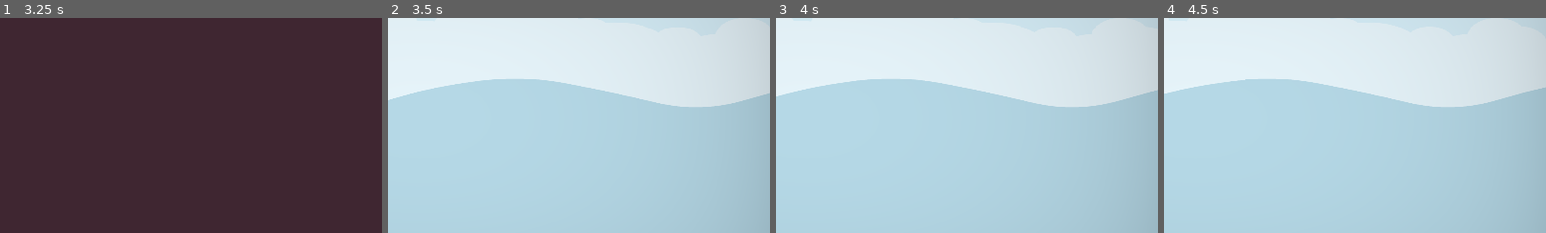
Above: before the commit, frames 1-4 (left to right).
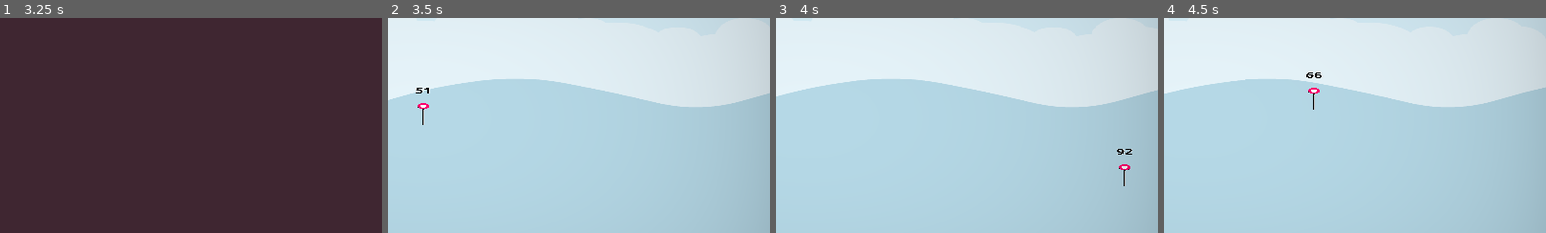
Above: after the commit, the same moments.

Repository: Coding-4Fun/Just4Fun_Mini_Shootergame
Game: Godot game, scene res://UI/MainMenuUI/MainMenuUI.tscn
Two runs of this game, one before a commit and one after it. Both use one fixed random seed, a clock stepped at 60 frames per second and the inputs below.
Inputs:
- Up to frame 1 (3.25 s): click "Play" at 0.5 s; click "Max Play Time" at 1.25 s; click "Max Play Time" at 2 s; click "Start Game" at 2.75 s
- Up to frame 2 (3.5 s): no input
- Up to frame 3 (4 s): click "Restart" at 3.5 s
- Up to frame 4 (4.5 s): click "Restart" at 4.25 s
The pictures show only the part of the screen within x 46-96%, y 27-77%; the shares and areas given below are measured in that part.

Frame 1 is identical in both runs. In frame 2, 0.2% of the frame differs, in the area x 7-11%, y 32-50%; in frame 3, 0.2%, in the area x 89-94%, y 60-79%; in frame 4, 0.2%.
Error before the commit: Invalid access to property or key 'Map' on a base object of type 'Node (Preloads.gd)'. (res://DummyTarget/DummyTargetGroupNode.gd:21)

Commit message:
Fix: changed var Name

Diff:
--- a/DummyTarget/DummyTargetGroupNode.gd
+++ b/DummyTarget/DummyTargetGroupNode.gd
@@ -18,21 +18,21 @@
 
 	randomize()
 
-	var tilecount = Preloads.Map.world_tiles_x
-	var randtile = ceil(randi_range(Preloads.Map.mod + 10, tilecount-1))
+	var tilecount = Preloads.MapLayer.world_tiles_x
+	var randtile = ceil(randi_range(Preloads.MapLayer.mod + 10, tilecount-1))
 
 	var tile_coord : Vector2i
 
-	for y in range(0, Preloads.Map.world_tiles_y-1):
-		var tid = Preloads.Map.get_cell_source_id(Vector2i(randtile, y))
+	for y in range(0, Preloads.MapLayer.world_tiles_y-1):
+		var tid = Preloads.MapLayer.get_cell_source_id(Vector2i(randtile, y))
 		if tid == 8:
 			tile_coord = Vector2i(randtile, y)
 #			print("Tile: %s" % str(tile_coord))
 			break
 
-	var posi:Vector2i = Preloads.Map.map_to_local(tile_coord)
+	var posi:Vector2i = Preloads.MapLayer.map_to_local(tile_coord)
 	# posi.x += 8
-	posi.y -= floori(Preloads.Map.tile_set.tile_size.y / 2.0)
+	posi.y -= floori(Preloads.MapLayer.tile_set.tile_size.y / 2.0)
 
 	target = Preloads.DummyTarget.instantiate()
 	target.position = posi
